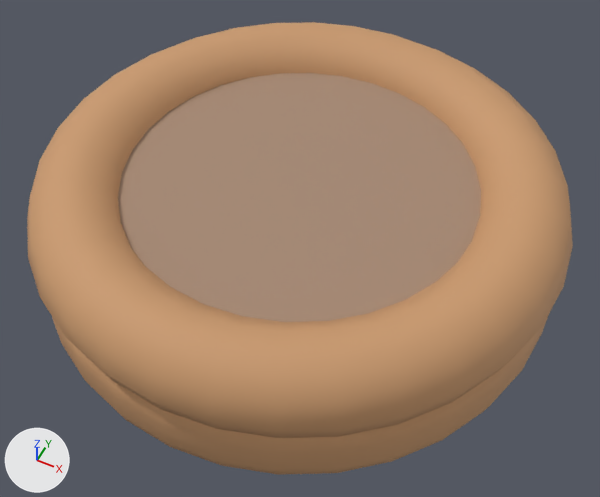
The glTF model assets/3d/native/bowlTan.glb, before and after one commit.
Rendered twice from a 50 mm lens placed at (0.365, -0.729, 0.948), pointed at (0.016, -0.031, 0.077). The axes (+X, +Y, +Z) are drawn at lower left. The lights are the same throughout. The first picture is the older version. Where no turn or scale is listed for an object, it has been applied to the vertices.

The first picture shows 'Bowl base', 'Bowl rim', 'Food'.
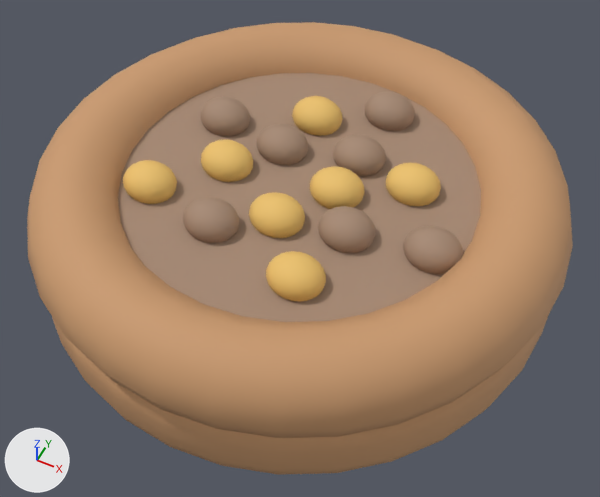
Where the change shows, as pixel boxes [x1, y1, x2, y2] in the pictures (600 x 497 px):
'Bowl kibble.010', added (orange): after [266, 251, 326, 301]
'Bowl kibble.013', added (beige): after [403, 226, 463, 274]
'Bowl kibble.005', added (beige): after [318, 206, 375, 253]
'Bowl kibble.007', added (beige): after [183, 197, 239, 243]
'Bowl kibble.002', added (orange): after [249, 192, 305, 238]
'Bowl kibble.008', added (orange): after [386, 162, 441, 206]
'Bowl kibble.012', added (orange): after [123, 160, 177, 204]
'Bowl kibble', added (orange): after [310, 166, 364, 209]
'Bowl kibble.004', added (orange): after [201, 139, 253, 182]
'Bowl kibble.001', added (beige): after [257, 124, 308, 165]
'Bowl kibble.003', added (beige): after [333, 134, 386, 177]
'Bowl kibble.006', added (orange): after [292, 96, 342, 136]
'Bowl kibble.009', added (beige): after [200, 97, 250, 136]
'Bowl kibble.011', added (beige): after [365, 92, 415, 131]

The edits, one by one:
Material 'gold' (mat_gold) is new.
Its base color is (0.831, 0.533, 0.147) (orange #ebc16b).
Its roughness is 0.72.
Mesh me_sphere_013 is new.
It is a UV sphere (24 segments, 12 rings, poles along z) spanning x -0.037..0.037, y -0.032..0.032, z -0.026..0.026.
It uses material mat_brown (beige #a58872).
Mesh me_sphere_012 is new.
It is a UV sphere (24 segments, 12 rings, poles along z) spanning x -0.037..0.037, y -0.032..0.032, z -0.026..0.026.
It uses material mat_gold (orange #ebc16b).
Mesh me_sphere_010 is new.
It is a UV sphere (24 segments, 12 rings, poles along z) spanning x -0.037..0.037, y -0.032..0.032, z -0.026..0.026.
It uses material mat_gold (orange #ebc16b).
Mesh me_sphere_008 is new.
It is a UV sphere (24 segments, 12 rings, poles along z) spanning x -0.037..0.037, y -0.032..0.032, z -0.026..0.026.
It uses material mat_gold (orange #ebc16b).
Mesh me_sphere_006 is new.
It is a UV sphere (24 segments, 12 rings, poles along z) spanning x -0.037..0.037, y -0.032..0.032, z -0.026..0.026.
It uses material mat_gold (orange #ebc16b).
Mesh me_sphere_003 is new.
It is a UV sphere (24 segments, 12 rings, poles along z) spanning x -0.037..0.037, y -0.032..0.032, z -0.026..0.026.
It uses material mat_brown (beige #a58872).
Mesh me_sphere_002 is new.
It is a UV sphere (24 segments, 12 rings, poles along z) spanning x -0.037..0.037, y -0.032..0.032, z -0.026..0.026.
It uses material mat_gold (orange #ebc16b).
Mesh me_sphere is new.
It is a UV sphere (24 segments, 12 rings, poles along z) spanning x -0.037..0.037, y -0.032..0.032, z -0.026..0.026.
It uses material mat_gold (orange #ebc16b).
Object 'Bowl kibble.013' (ob_bowl_kibble_013) is new; it shows me_sphere_013.
Its location is (0.206, -0.045, 0.183).
Object 'Bowl kibble.012' (ob_bowl_kibble_012) is new; it shows me_sphere_012.
Its location is (-0.172, -0.1, 0.183).
Object 'Bowl kibble.011' (ob_bowl_kibble_011) is new; it shows a copy of me_sphere_013.
Its location is (0.056, 0.178, 0.183).
Object 'Bowl kibble.010' (ob_bowl_kibble_010) is new; it shows me_sphere_010.
Its location is (0.074, -0.158, 0.183).
Object 'Bowl kibble.009' (ob_bowl_kibble_009) is new; it shows a copy of me_sphere_013.
Its location is (-0.151, 0.062, 0.183).
Object 'Bowl kibble.008' (ob_bowl_kibble_008) is new; it shows me_sphere_008.
Its location is (0.142, 0.052, 0.183).
Object 'Bowl kibble.007' (ob_bowl_kibble_007) is new; it shows a copy of me_sphere_013.
Its location is (-0.064, -0.123, 0.183).
Object 'Bowl kibble.006' (ob_bowl_kibble_006) is new; it shows me_sphere_006.
Its location is (-0.033, 0.123, 0.183).
Object 'Bowl kibble.005' (ob_bowl_kibble_005) is new; it shows a copy of me_sphere_013.
Its location is (0.097, -0.062, 0.183).
Object 'Bowl kibble.004' (ob_bowl_kibble_004) is new; it shows a copy of me_sphere_010.
Its location is (-0.101, -0.018, 0.183).
Object 'Bowl kibble.003' (ob_bowl_kibble_003) is new; it shows me_sphere_003.
Its location is (0.055, 0.072, 0.183).
Object 'Bowl kibble.002' (ob_bowl_kibble_002) is new; it shows me_sphere_002.
Its location is (0.007, -0.079, 0.183).
Object 'Bowl kibble.001' (ob_bowl_kibble_001) is new; it shows a copy of me_sphere_013.
Its location is (-0.049, 0.045, 0.183).
Object 'Bowl kibble' (ob_bowl_kibble) is new; it shows me_sphere.
Its location is (0.055, 0.0, 0.183).
